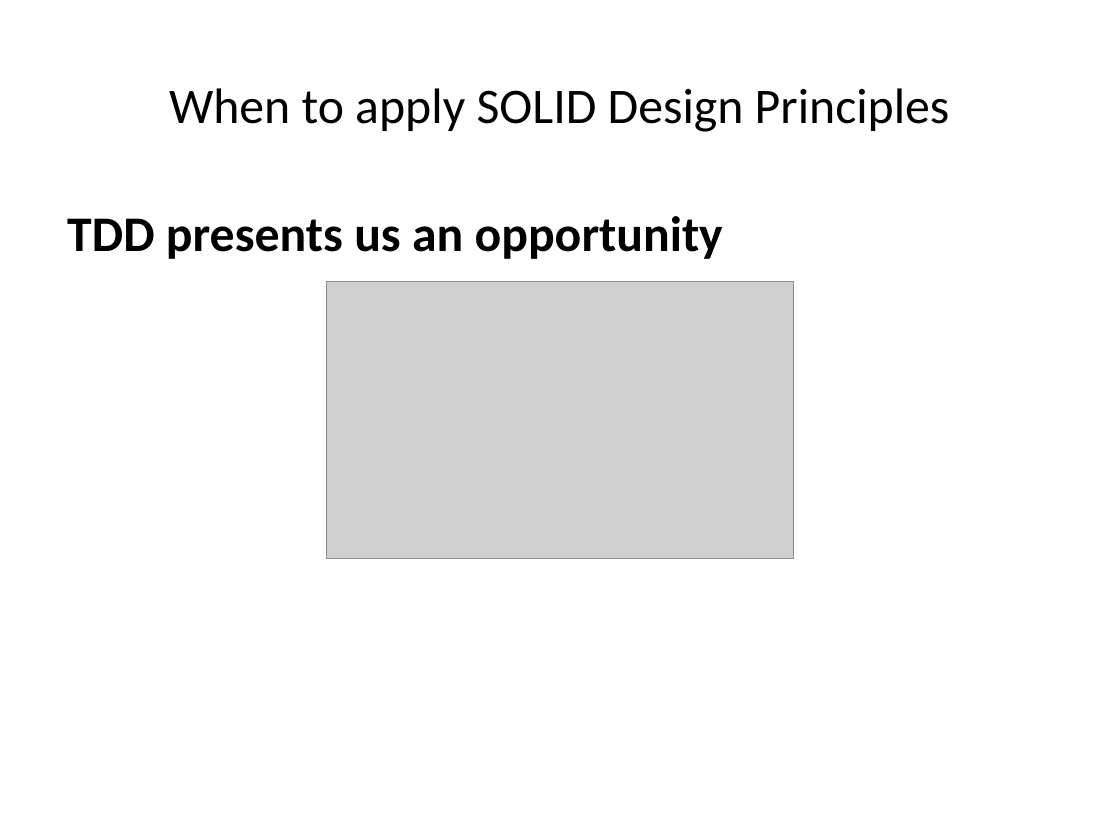
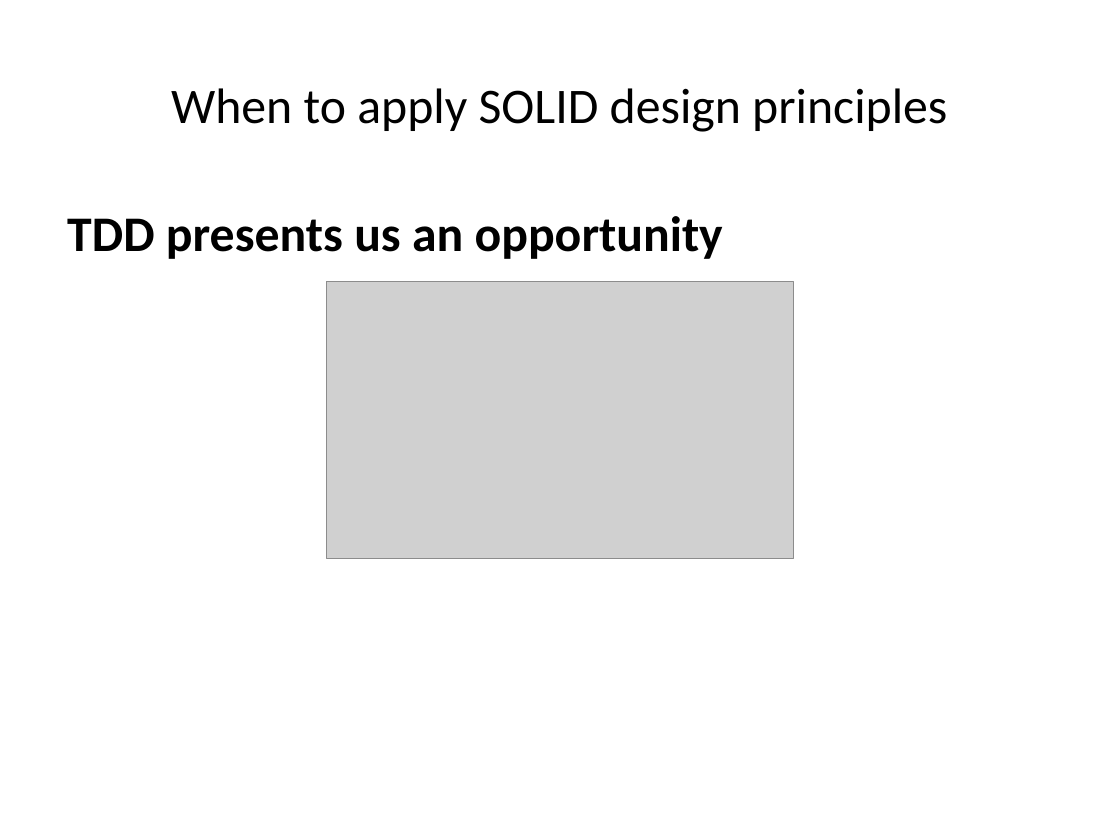
Before and after one commit to sameeri/solid, a slide deck: slide 82 of SOLID Principles of OOD v2.pptx (slide 71 before the commit). Drawn at 1120x840 pixels with LibreOffice and Linux fonts; fonts in the diff are those of the drawing; grey boxes stand for pictures. Boxes give left, top, right and bottom in pixels: in the first picture for what was removed or moved away, otherwise in the second. Text is boxed around its words. In the diff, an @@ line names an element or a change of style, - is before the commit and + after.

```diff
--- a/SOLID Principles of OOD v2.pptx
+++ b/SOLID Principles of OOD v2.pptx
@@ title at (x1=171, y1=88, x2=947, y2=132): text changed @@
-When to apply SOLID Design Principles
+When to apply SOLID design principles
```
Also in this commit, not shown: 6 other slides changed, 10 slides added.
